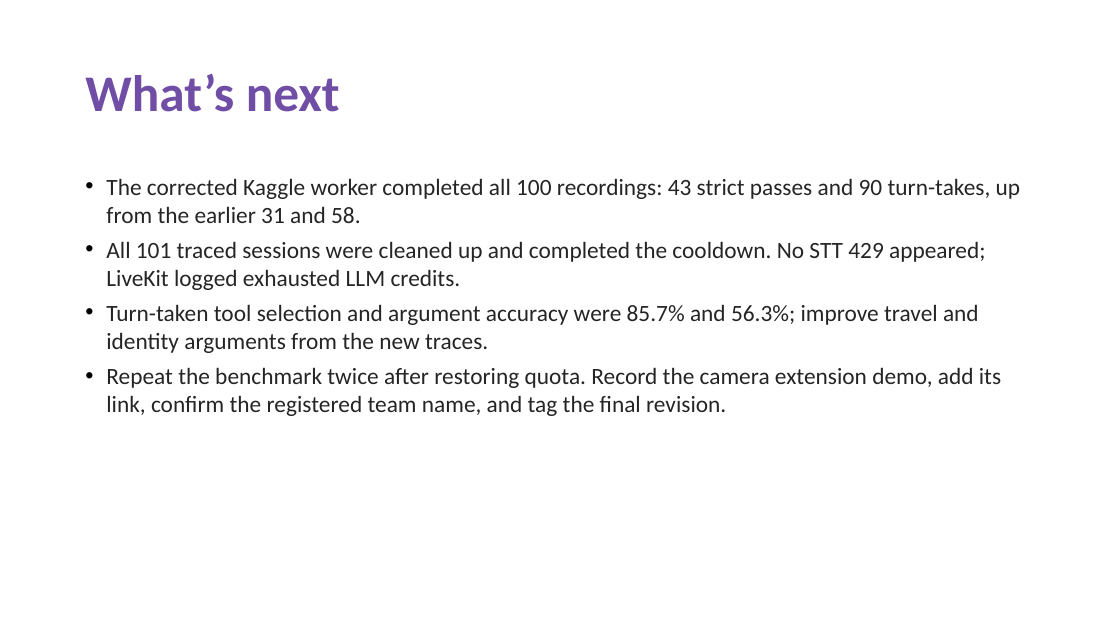
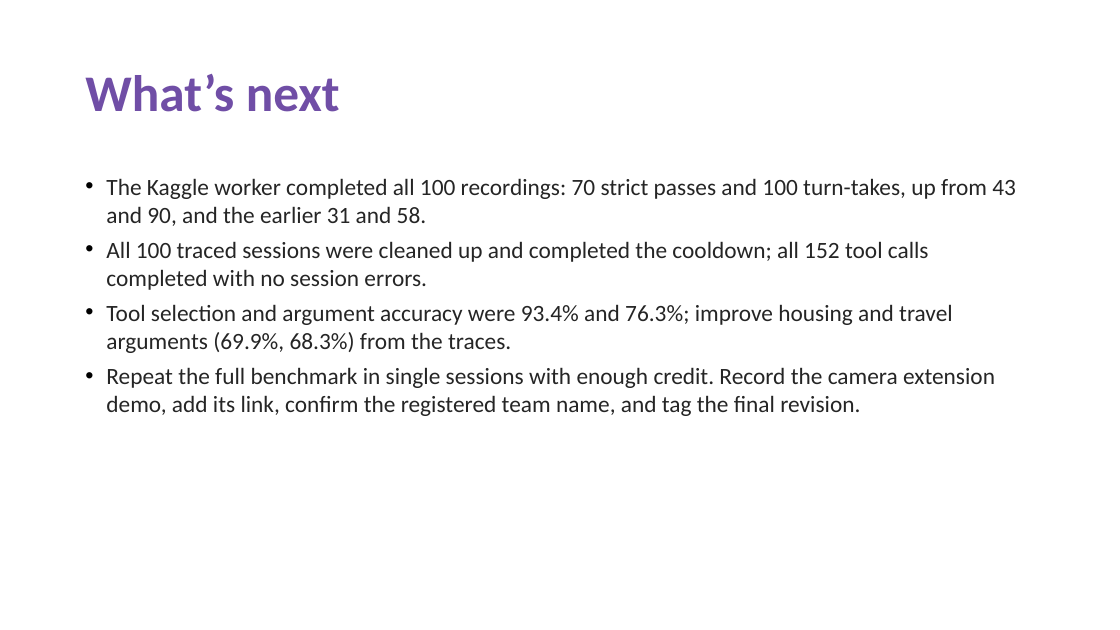
Before and after one commit to AdityaVKochar/Interra, a slide deck: slide 7 of docs/Interra_Theme05_submission.pptx. Drawn at 1120x630 pixels with LibreOffice and Linux fonts; fonts in the diff are those of the drawing. Boxes give left, top, right and bottom in pixels: in the first picture for what was removed or moved away, otherwise in the second. Text is boxed around its words. In the diff, an @@ line names an element or a change of style, - is before the commit and + after.

```diff
--- a/docs/Interra_Theme05_submission.pptx
+++ b/docs/Interra_Theme05_submission.pptx
@@ text at (106,178,1016,416): text changed @@
-• The corrected Kaggle worker completed all 100 recordings: 43 strict passes and 90 turn-takes, up from the earlier 31 and 58.
-• All 101 traced sessions were cleaned up and completed the cooldown. No STT 429 appeared; LiveKit logged exhausted LLM credits.
-• Turn-taken tool selection and argument accuracy were 85.7% and 56.3%; improve travel and identity arguments from the new traces.
-• Repeat the benchmark twice after restoring quota. Record the camera extension demo, add its link, confirm the registered team name, and tag the final revision.
+• The Kaggle worker completed all 100 recordings: 70 strict passes and 100 turn-takes, up from 43 and 90, and the earlier 31 and 58.
+• All 100 traced sessions were cleaned up and completed the cooldown; all 152 tool calls completed with no session errors.
+• Tool selection and argument accuracy were 93.4% and 76.3%; improve housing and travel arguments (69.9%, 68.3%) from the traces.
+• Repeat the full benchmark in single sessions with enough credit. Record the camera extension demo, add its link, confirm the registered team name, and tag the final revision.
```
Also in this commit, not shown: 2 other slides changed, 6 other files.
